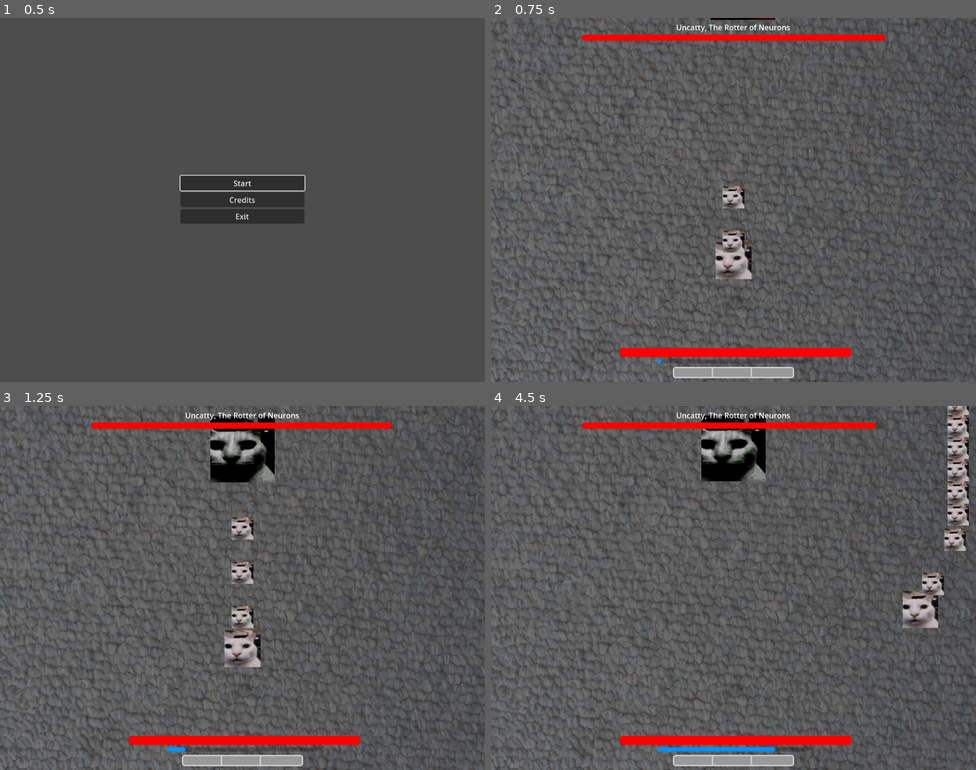
Above: before the commit, frames 1-4 (two rows, left to right).
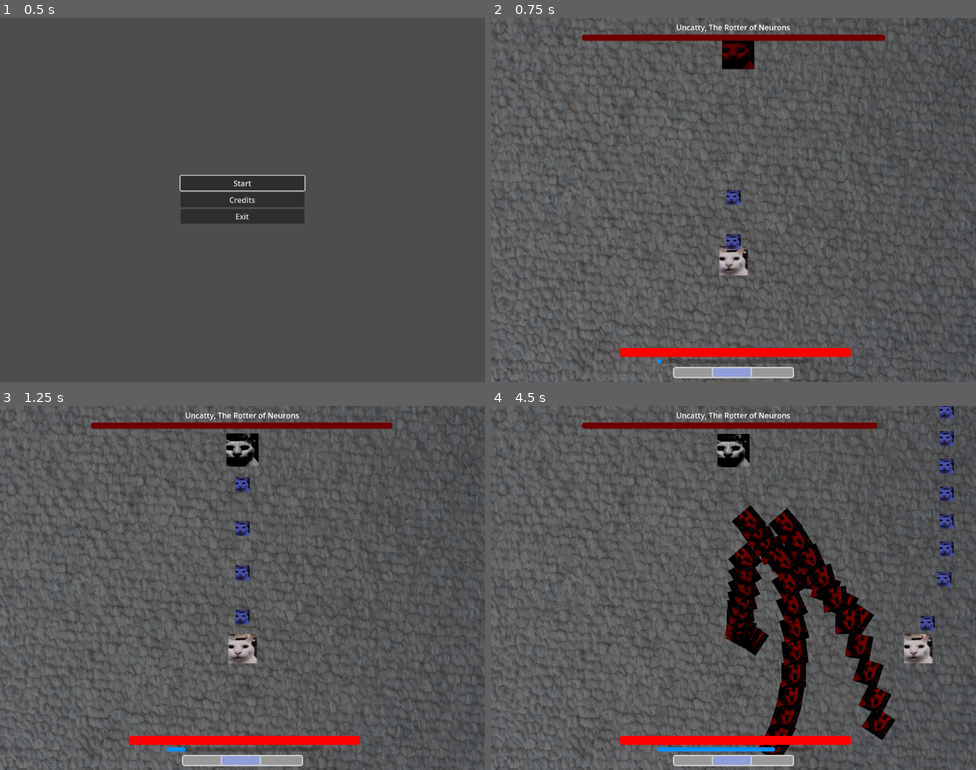
Above: after the commit, the same moments.

Repository: maskenary/canny-cat-game
Game: Godot game, scene res://Scenes/main.tscn
Same seed, same stepped clock (60 frames per second), same inputs: the game is played once before the commit and once after it.
Inputs:
- Up to frame 1 (0.5 s): no input
- Up to frame 2 (0.75 s): click "Start" at 0.5 s
- Up to frame 3 (1.25 s): no input
- Up to frame 4 (4.5 s): hold D (right) 1.28-2.03 s; hold Space (shoot) 1.28-2.03 s; hold S (down) 2.03-2.78 s; tap Shift (dodge) at 2.1 s; tap Space (shoot) at 2.3, 3.6 s; hold D (right) 2.78-3.53 s; hold Space (shoot) 2.78-3.53 s; hold W (up) 3.53-4.28 s; hold A (left) from 4.28 s (still down); hold Shift (dodge) from 4.28 s (still down)

Frame 1 is identical in both runs. In frame 2, 2.8% of the frame differs, in the area x 18-82%, y 0-99%; in frame 3, 4.4%; in frame 4, 15%, in the area x 18-99%, y 0-99%.

Commit message:
boss patterns
collisions refractor todo

Diff:
--- a/Scenes/Boss/attack_patterns.tscn
+++ /dev/null
@@ -1,6 +0,0 @@
-[gd_scene load_steps=2 format=3 uid="uid://bh74grrv5thyi"]
-
-[ext_resource type="Script" path="res://Scripts/Boss/attack_patterns.gd" id="1_0c3k6"]
-
-[node name="AttackPatterns" type="Node2D"]
-script = ExtResource("1_0c3k6")
--- a/Scenes/Boss/boss.tscn
+++ b/Scenes/Boss/boss.tscn
@@ -63,7 +63,7 @@
 }
 
 [node name="Boss" type="Area2D" node_paths=PackedStringArray("anim_player", "sprite", "active_timer", "attack_timer")]
-scale = Vector2(0.2, 0.2)
+scale = Vector2(0.1, 0.1)
 collision_layer = 2
 script = ExtResource("1_3i17d")
 anim_player = NodePath("AnimationPlayer")
@@ -90,7 +90,7 @@
 one_shot = true
 
 [node name="AttackTimer" type="Timer" parent="."]
-wait_time = 3.0
+wait_time = 2.0
 
 [connection signal="area_entered" from="." to="." method="_on_area_entered"]
 [connection signal="timeout" from="ActiveTimer" to="." method="_on_active_timer_timeout"]
--- a/Scenes/Boss/boss_interface.tscn
+++ b/Scenes/Boss/boss_interface.tscn
@@ -3,7 +3,7 @@
 [ext_resource type="Script" path="res://Scripts/Boss/boss_interface.gd" id="1_uhqoa"]
 
 [sub_resource type="StyleBoxFlat" id="StyleBoxFlat_ioooh"]
-bg_color = Color(1, 0, 0, 1)
+bg_color = Color(0.429619, 7.70092e-07, 3.60981e-07, 1)
 corner_radius_top_left = 5
 corner_radius_top_right = 5
 corner_radius_bottom_right = 5
--- a/Scenes/Boss/exploding_burst.tscn
+++ /dev/null
@@ -1,258 +0,0 @@
-[gd_scene load_steps=6 format=3 uid="uid://clrb225usrrp6"]
-
-[ext_resource type="PackedScene" uid="uid://bgxdmhawwu7pd" path="res://Scenes/Boss/boss_bullet.tscn" id="1_o03st"]
-[ext_resource type="Script" path="res://Scripts/Boss/attack_movement.gd" id="1_rhg7o"]
-
-[sub_resource type="Animation" id="Animation_50nmw"]
-length = 0.001
-tracks/0/type = "value"
-tracks/0/imported = false
-tracks/0/enabled = true
-tracks/0/path = NodePath("BossBullet4:position")
-tracks/0/interp = 1
-tracks/0/loop_wrap = true
-tracks/0/keys = {
-"times": PackedFloat32Array(0),
-"transitions": PackedFloat32Array(1),
-"update": 0,
-"values": [Vector2(0, 160)]
-}
-tracks/1/type = "value"
-tracks/1/imported = false
-tracks/1/enabled = true
-tracks/1/path = NodePath("BossBullet2:position")
-tracks/1/interp = 1
-tracks/1/loop_wrap = true
-tracks/1/keys = {
-"times": PackedFloat32Array(0),
-"transitions": PackedFloat32Array(1),
-"update": 0,
-"values": [Vector2(-1, -192)]
-}
-tracks/2/type = "value"
-tracks/2/imported = false
-tracks/2/enabled = true
-tracks/2/path = NodePath("BossBullet:position")
-tracks/2/interp = 1
-tracks/2/loop_wrap = true
-tracks/2/keys = {
-"times": PackedFloat32Array(0),
-"transitions": PackedFloat32Array(1),
-"update": 0,
-"values": [Vector2(192, -3)]
-}
-tracks/3/type = "value"
-tracks/3/imported = false
-tracks/3/enabled = true
-tracks/3/path = NodePath("BossBullet3:position")
-tracks/3/interp = 1
-tracks/3/loop_wrap = true
-tracks/3/keys = {
-"times": PackedFloat32Array(0),
-"transitions": PackedFloat32Array(1),
-"update": 0,
-"values": [Vector2(-192, 0)]
-}
-tracks/4/type = "value"
-tracks/4/imported = false
-tracks/4/enabled = true
-tracks/4/path = NodePath("BossBullet4:scale")
-tracks/4/interp = 1
-tracks/4/loop_wrap = true
-tracks/4/keys = {
-"times": PackedFloat32Array(0),
-"transitions": PackedFloat32Array(1),
-"update": 0,
-"values": [Vector2(0.1, 0.05)]
-}
-tracks/5/type = "value"
-tracks/5/imported = false
-tracks/5/enabled = true
-tracks/5/path = NodePath("BossBullet3:scale")
-tracks/5/interp = 1
-tracks/5/loop_wrap = true
-tracks/5/keys = {
-"times": PackedFloat32Array(0),
-"transitions": PackedFloat32Array(1),
-"update": 0,
-"values": [Vector2(0.1, 0.1)]
-}
-tracks/6/type = "value"
-tracks/6/imported = false
-tracks/6/enabled = true
-tracks/6/path = NodePath("BossBullet2:scale")
-tracks/6/interp = 1
-tracks/6/loop_wrap = true
-tracks/6/keys = {
-"times": PackedFloat32Array(0),
-"transitions": PackedFloat32Array(1),
-"update": 0,
-"values": [Vector2(0.1, 0.1)]
-}
-tracks/7/type = "value"
-tracks/7/imported = false
-tracks/7/enabled = true
-tracks/7/path = NodePath("BossBullet:scale")
-tracks/7/interp = 1
-tracks/7/loop_wrap = true
-tracks/7/keys = {
-"times": PackedFloat32Array(0),
-"transitions": PackedFloat32Array(1),
-"update": 0,
-"values": [Vector2(0.1, 0.1)]
-}
-tracks/8/type = "value"
-tracks/8/imported = false
-tracks/8/enabled = true
-tracks/8/path = NodePath(".:rotation")
-tracks/8/interp = 1
-tracks/8/loop_wrap = true
-tracks/8/keys = {
-"times": PackedFloat32Array(0),
-"transitions": PackedFloat32Array(1),
-"update": 0,
-"values": [0.0]
-}
-
-[sub_resource type="Animation" id="Animation_kw2wk"]
-resource_name = "attack"
-length = 5.0
-loop_mode = 1
-step = 1.0
-tracks/0/type = "value"
-tracks/0/imported = false
-tracks/0/enabled = true
-tracks/0/path = NodePath("BossBullet:position")
-tracks/0/interp = 1
-tracks/0/loop_wrap = true
-tracks/0/keys = {
-"times": PackedFloat32Array(0, 0.5),
-"transitions": PackedFloat32Array(-2, 1),
-"update": 0,
-"values": [Vector2(32, -5.96046e-08), Vector2(192, -5)]
-}
-tracks/1/type = "value"
-tracks/1/imported = false
-tracks/1/enabled = true
-tracks/1/path = NodePath("BossBullet2:position")
-tracks/1/interp = 1
-tracks/1/loop_wrap = true
-tracks/1/keys = {
-"times": PackedFloat32Array(-0.00833333, 0.5),
-"transitions": PackedFloat32Array(-2, 1),
-"update": 0,
-"values": [Vector2(-1, -32), Vector2(-1, -192)]
-}
-tracks/2/type = "value"
-tracks/2/imported = false
-tracks/2/enabled = true
-tracks/2/path = NodePath("BossBullet3:position")
-tracks/2/interp = 1
-tracks/2/loop_wrap = true
-tracks/2/keys = {
-"times": PackedFloat32Array(-0.00833333, 0.5),
-"transitions": PackedFloat32Array(-2, 1),
-"update": 0,
-"values": [Vector2(-32, -2), Vector2(-192, 0)]
-}
-tracks/3/type = "value"
-tracks/3/imported = false
-tracks/3/enabled = true
-tracks/3/path = NodePath("BossBullet4:position")
-tracks/3/interp = 1
-tracks/3/loop_wrap = true
-tracks/3/keys = {
-"times": PackedFloat32Array(-0.00833333, 0.5),
-"transitions": PackedFloat32Array(-2, 1),
-"update": 0,
-"values": [Vector2(-1, 32), Vector2(-2, 192)]
-}
-tracks/4/type = "value"
-tracks/4/imported = false
-tracks/4/enabled = true
-tracks/4/path = NodePath("BossBullet3:scale")
-tracks/4/interp = 1
-tracks/4/loop_wrap = true
-tracks/4/keys = {
-"times": PackedFloat32Array(-0.00833333, 0.5),
-"transitions": PackedFloat32Array(-2, 1),
-"update": 0,
-"values": [Vector2(0.05, 0.05), Vector2(0.1, 0.1)]
-}
-tracks/5/type = "value"
-tracks/5/imported = false
-tracks/5/enabled = true
-tracks/5/path = NodePath("BossBullet2:scale")
-tracks/5/interp = 1
-tracks/5/loop_wrap = true
-tracks/5/keys = {
-"times": PackedFloat32Array(-0.00833333, 0.5),
-"transitions": PackedFloat32Array(-2, 1),
-"update": 0,
-"values": [Vector2(0.05, 0.05), Vector2(0.1, 0.1)]
-}
-tracks/6/type = "value"
-tracks/6/imported = false
-tracks/6/enabled = true
-tracks/6/path = NodePath("BossBullet:scale")
-tracks/6/interp = 1
-tracks/6/loop_wrap = true
-tracks/6/keys = {
-"times": PackedFloat32Array(-0.00833333, 0.5),
-"transitions": PackedFloat32Array(-2, 1),
-"update": 0,
-"values": [Vector2(0.05, 0.05), Vector2(0.1, 0.1)]
-}
-tracks/7/type = "value"
-tracks/7/imported = false
-tracks/7/enabled = true
-tracks/7/path = NodePath("BossBullet4:scale")
-tracks/7/interp = 1
-tracks/7/loop_wrap = true
-tracks/7/keys = {
-"times": PackedFloat32Array(-0.00833333, 0.5),
-"transitions": PackedFloat32Array(-2, 1),
-"update": 0,
-"values": [Vector2(0.05, 0.05), Vector2(0.1, 0.1)]
-}
-tracks/8/type = "value"
-tracks/8/imported = false
-tracks/8/enabled = true
-tracks/8/path = NodePath(".:rotation")
-tracks/8/interp = 1
-tracks/8/loop_wrap = true
-tracks/8/keys = {
-"times": PackedFloat32Array(0, 5),
-"transitions": PackedFloat32Array(1, 1),
-"update": 0,
-"values": [0.0, 6.28319]
-}
-
-[sub_resource type="AnimationLibrary" id="AnimationLibrary_5i63v"]
-_data = {
-"RESET": SubResource("Animation_50nmw"),
-"attack": SubResource("Animation_kw2wk")
-}
-
-[node name="ExplodingBurst" type="Node2D"]
-script = ExtResource("1_rhg7o")
-metadata/_edit_group_ = true
-
-[node name="AnimationPlayer" type="AnimationPlayer" parent="."]
-libraries = {
-"": SubResource("AnimationLibrary_5i63v")
-}
-autoplay = "attack"
-
-[node name="BossBullet" parent="." instance=ExtResource("1_o03st")]
-position = Vector2(192, -3)
-
-[node name="BossBullet2" parent="." instance=ExtResource("1_o03st")]
-position = Vector2(-1, -192)
-
-[node name="BossBullet3" parent="." instance=ExtResource("1_o03st")]
-position = Vector2(-192, 0)
-
-[node name="BossBullet4" parent="." instance=ExtResource("1_o03st")]
-position = Vector2(0, 160)
-scale = Vector2(0.1, 0.05)
--- /dev/null
+++ b/Scenes/Boss/pattern_spawner.tscn
@@ -0,0 +1,12 @@
+[gd_scene load_steps=2 format=3 uid="uid://bh74grrv5thyi"]
+
+[ext_resource type="Script" path="res://Scripts/Boss/pattern_spawner.gd" id="1_s0euw"]
+
+[node name="PatternSpawner" type="Node2D" node_paths=PackedStringArray("lifetime_timer")]
+script = ExtResource("1_s0euw")
+lifetime_timer = NodePath("LifetimeTimer")
+
+[node name="LifetimeTimer" type="Timer" parent="."]
+one_shot = true
+
+[connection signal="timeout" from="LifetimeTimer" to="." method="_on_timer_timeout"]
--- /dev/null
+++ b/Scenes/Boss/rotation_formation.tscn
@@ -0,0 +1,164 @@
+[gd_scene load_steps=6 format=3 uid="uid://clrb225usrrp6"]
+
+[ext_resource type="Script" path="res://Scripts/Boss/formation_movement.gd" id="1_1ped8"]
+[ext_resource type="PackedScene" uid="uid://bgxdmhawwu7pd" path="res://Scenes/Boss/boss_bullet.tscn" id="2_xjfcf"]
+
+[sub_resource type="Animation" id="Animation_50nmw"]
+length = 0.001
+tracks/0/type = "value"
+tracks/0/imported = false
+tracks/0/enabled = true
+tracks/0/path = NodePath("BossBullet4:position")
+tracks/0/interp = 1
+tracks/0/loop_wrap = true
+tracks/0/keys = {
+"times": PackedFloat32Array(0),
+"transitions": PackedFloat32Array(1),
+"update": 0,
+"values": [Vector2(0, 160)]
+}
+tracks/1/type = "value"
+tracks/1/imported = false
+tracks/1/enabled = true
+tracks/1/path = NodePath("BossBullet2:position")
+tracks/1/interp = 1
+tracks/1/loop_wrap = true
+tracks/1/keys = {
+"times": PackedFloat32Array(0),
+"transitions": PackedFloat32Array(1),
+"update": 0,
+"values": [Vector2(-1, -192)]
+}
+tracks/2/type = "value"
+tracks/2/imported = false
+tracks/2/enabled = true
+tracks/2/path = NodePath("BossBullet:position")
+tracks/2/interp = 1
+tracks/2/loop_wrap = true
+tracks/2/keys = {
+"times": PackedFloat32Array(0),
+"transitions": PackedFloat32Array(1),
+"update": 0,
+"values": [Vector2(192, -3)]
+}
+tracks/3/type = "value"
+tracks/3/imported = false
+tracks/3/enabled = true
+tracks/3/path = NodePath("BossBullet3:position")
+tracks/3/interp = 1
+tracks/3/loop_wrap = true
+tracks/3/keys = {
+"times": PackedFloat32Array(0),
+"transitions": PackedFloat32Array(1),
+"update": 0,
+"values": [Vector2(-192, 0)]
+}
+tracks/4/type = "value"
+tracks/4/imported = false
+tracks/4/enabled = true
+tracks/4/path = NodePath(".:rotation")
+tracks/4/interp = 1
+tracks/4/loop_wrap = true
+tracks/4/keys = {
+"times": PackedFloat32Array(0),
+"transitions": PackedFloat32Array(1),
+"update": 0,
+"values": [0.0]
+}
+
+[sub_resource type="Animation" id="Animation_kw2wk"]
+resource_name = "attack"
+length = 5.0
+loop_mode = 1
+step = 0.5
+tracks/0/type = "value"
+tracks/0/imported = false
+tracks/0/enabled = true
+tracks/0/path = NodePath("BossBullet:position")
+tracks/0/interp = 1
+tracks/0/loop_wrap = true
+tracks/0/keys = {
+"times": PackedFloat32Array(0, 2.5),
+"transitions": PackedFloat32Array(-2, -2),
+"update": 0,
+"values": [Vector2(32, -5.96046e-08), Vector2(192, -5)]
+}
+tracks/1/type = "value"
+tracks/1/imported = false
+tracks/1/enabled = true
+tracks/1/path = NodePath("BossBullet2:position")
+tracks/1/interp = 1
+tracks/1/loop_wrap = true
+tracks/1/keys = {
+"times": PackedFloat32Array(-0.00833333, 2.5),
+"transitions": PackedFloat32Array(-2, -2),
+"update": 0,
+"values": [Vector2(-1, -32), Vector2(-1, -192)]
+}
+tracks/2/type = "value"
+tracks/2/imported = false
+tracks/2/enabled = true
+tracks/2/path = NodePath("BossBullet3:position")
+tracks/2/interp = 1
+tracks/2/loop_wrap = true
+tracks/2/keys = {
+"times": PackedFloat32Array(-0.00833333, 2.5),
+"transitions": PackedFloat32Array(-2, -2),
+"update": 0,
+"values": [Vector2(-32, -2), Vector2(-192, 0)]
+}
+tracks/3/type = "value"
+tracks/3/imported = false
+tracks/3/enabled = true
+tracks/3/path = NodePath("BossBullet4:position")
+tracks/3/interp = 1
+tracks/3/loop_wrap = true
+tracks/3/keys = {
+"times": PackedFloat32Array(-0.00833333, 2.5),
+"transitions": PackedFloat32Array(-2, -2),
+"update": 0,
+"values": [Vector2(-1, 32), Vector2(-2, 192)]
+}
+tracks/4/type = "value"
+tracks/4/imported = false
+tracks/4/enabled = true
+tracks/4/path = NodePath(".:rotation")
+tracks/4/interp = 1
+tracks/4/loop_wrap = true
+tracks/4/keys = {
+"times": PackedFloat32Array(0, 5),
+"transitions": PackedFloat32Array(1, 1),
+"update": 0,
+"values": [0.0, 6.28319]
+}
+
+[sub_resource type="AnimationLibrary" id="AnimationLibrary_5i63v"]
+_data = {
+"RESET": SubResource("Animation_50nmw"),
+"attack": SubResource("Animation_kw2wk")
+}
+
+[node name="RotationFormation" type="Node2D"]
+script = ExtResource("1_1ped8")
+
+[node name="AnimationPlayer" type="AnimationPlayer" parent="."]
+libraries = {
+"": SubResource("AnimationLibrary_5i63v")
+}
+autoplay = "attack"
+
+[node name="BossBullet" parent="." instance=ExtResource("2_xjfcf")]
+position = Vector2(192, -3)
+scale = Vector2(0.075, 0.075)
+
+[node name="BossBullet2" parent="." instance=ExtResource("2_xjfcf")]
+position = Vector2(-1, -192)
+scale = Vector2(0.075, 0.075)
+
+[node name="BossBullet3" parent="." instance=ExtResource("2_xjfcf")]
+position = Vector2(-192, 0)
+scale = Vector2(0.075, 0.075)
+
+[node name="BossBullet4" parent="." instance=ExtResource("2_xjfcf")]
+position = Vector2(0, 160)
+scale = Vector2(0.075, 0.075)
--- /dev/null
+++ b/Scenes/Boss/single_spin_formation.tscn
@@ -0,0 +1,55 @@
+[gd_scene load_steps=6 format=3 uid="uid://yqv0lyx38lja"]
+
+[ext_resource type="Script" path="res://Scripts/Boss/formation_movement.gd" id="1_71880"]
+[ext_resource type="PackedScene" uid="uid://bgxdmhawwu7pd" path="res://Scenes/Boss/boss_bullet.tscn" id="2_wgv25"]
+
+[sub_resource type="Animation" id="Animation_smj8e"]
+length = 0.001
+tracks/0/type = "value"
+tracks/0/imported = false
+tracks/0/enabled = true
+tracks/0/path = NodePath("BossBullet:rotation")
+tracks/0/interp = 1
+tracks/0/loop_wrap = true
+tracks/0/keys = {
+"times": PackedFloat32Array(0),
+"transitions": PackedFloat32Array(1),
+"update": 0,
+"values": [6.28319]
+}
+
+[sub_resource type="Animation" id="Animation_t2vkq"]
+resource_name = "attack"
+length = 10.0
+loop_mode = 1
+tracks/0/type = "value"
+tracks/0/imported = false
+tracks/0/enabled = true
+tracks/0/path = NodePath("BossBullet:rotation")
+tracks/0/interp = 1
+tracks/0/loop_wrap = true
+tracks/0/keys = {
+"times": PackedFloat32Array(0, 10),
+"transitions": PackedFloat32Array(1, 1),
+"update": 0,
+"values": [0.0, 6.28319]
+}
+
+[sub_resource type="AnimationLibrary" id="AnimationLibrary_1yjr4"]
+_data = {
+"RESET": SubResource("Animation_smj8e"),
+"attack": SubResource("Animation_t2vkq")
+}
+
+[node name="SingleSpinFormation" type="Node2D"]
+script = ExtResource("1_71880")
+
+[node name="AnimationPlayer" type="AnimationPlayer" parent="."]
+libraries = {
+"": SubResource("AnimationLibrary_1yjr4")
+}
+autoplay = "attack"
+
+[node name="BossBullet" parent="." instance=ExtResource("2_wgv25")]
+rotation = 6.28319
+scale = Vector2(0.08, 0.08)
--- a/Scenes/bullet.tscn
+++ b/Scenes/bullet.tscn
@@ -7,7 +7,8 @@
 size = Vector2(640, 640)
 
 [node name="Bullet" type="Area2D"]
-scale = Vector2(0.075, 0.075)
+modulate = Color(0.380156, 0.43999, 0.909628, 1)
+scale = Vector2(0.05, 0.05)
 script = ExtResource("1_ihgl6")
 metadata/_edit_group_ = true
 
@@ -17,6 +18,7 @@
 [node name="VisibleOnScreenNotifier2D" type="VisibleOnScreenNotifier2D" parent="."]
 
 [node name="CollisionShape2D" type="CollisionShape2D" parent="."]
+visible = false
 shape = SubResource("RectangleShape2D_8puxb")
 
 [connection signal="screen_exited" from="VisibleOnScreenNotifier2D" to="." method="_on_visible_on_screen_notifier_2d_screen_exited"]
--- a/Scenes/interface.tscn
+++ b/Scenes/interface.tscn
@@ -27,6 +27,7 @@
 corner_radius_bottom_left = 5
 
 [sub_resource type="StyleBoxFlat" id="StyleBoxFlat_7u3kv"]
+bg_color = Color(0.559462, 0.616173, 0.849303, 1)
 border_width_left = 3
 border_width_top = 3
 border_width_right = 3
--- a/Scenes/player.tscn
+++ b/Scenes/player.tscn
@@ -2,9 +2,6 @@
 
 [ext_resource type="Script" path="res://Scripts/player.gd" id="1_u8m5m"]
 [ext_resource type="Texture2D" uid="uid://d15tb6tyxolct" path="res://Sprites/canny.jpg" id="2_7xyrw"]
-
-[sub_resource type="RectangleShape2D" id="RectangleShape2D_npjmi"]
-size = Vector2(511.998, 512.002)
 
 [sub_resource type="Animation" id="Animation_02wsa"]
 length = 0.001
@@ -60,9 +57,12 @@
 "dodge_right": SubResource("Animation_f5j7i")
 }
 
+[sub_resource type="RectangleShape2D" id="RectangleShape2D_npjmi"]
+size = Vector2(511.998, 512.002)
+
 [node name="Player" type="CharacterBody2D" node_paths=PackedStringArray("sprite", "anim", "charge_cd")]
 rotation = 6.28319
-scale = Vector2(0.125, 0.125)
+scale = Vector2(0.1, 0.1)
 collision_mask = 2
 script = ExtResource("1_u8m5m")
 sprite = NodePath("Sprite2D")
@@ -73,10 +73,6 @@
 [node name="Sprite2D" type="Sprite2D" parent="."]
 texture = ExtResource("2_7xyrw")
 
-[node name="CollisionShape2D" type="CollisionShape2D" parent="."]
-position = Vector2(1.4782e-05, 1.09672e-05)
-shape = SubResource("RectangleShape2D_npjmi")
-
 [node name="AnimationPlayer" type="AnimationPlayer" parent="."]
 libraries = {
 "": SubResource("AnimationLibrary_0c2v4")
@@ -85,4 +81,8 @@
 [node name="ChargeCooldown" type="Timer" parent="."]
 wait_time = 5.0
 
+[node name="CollisionShape2D" type="CollisionShape2D" parent="."]
+position = Vector2(1.4782e-05, 1.09672e-05)
+shape = SubResource("RectangleShape2D_npjmi")
+
 [connection signal="timeout" from="ChargeCooldown" to="." method="_on_charge_cooldown_timeout"]
--- a/Scripts/Boss/attack_movement.gd
+++ /dev/null
@@ -1,14 +0,0 @@
-extends Node
-
-var speed = null
-var direction = null
-
-func set_movement(direction, speed):
-	direction = direction
-	speed = speed
-
-func _physics_process(delta: float) -> void:
-	if speed != null and direction != null:
-		self.position += direction*speed*delta
-	print(direction)
-	print(speed)
--- a/Scripts/Boss/attack_patterns.gd
+++ /dev/null
@@ -1,12 +0,0 @@
-extends Node2D
-
-var exploding_burst = load("res://Scenes/Boss/exploding_burst.tscn")
-
-func throw_bursts(count):
-	for i in range(count):
-		var b = exploding_burst.instantiate()
-		var player = get_tree().get_nodes_in_group("player")[0]
-		b.global_position = self.global_position
-		b.set_movement(self.position.direction_to(player.global_position), 100)
-		self.add_child(b)
-	self.queue_free()
--- a/Scripts/Boss/boss.gd
+++ b/Scripts/Boss/boss.gd
@@ -4,7 +4,7 @@
 signal boss_died
 signal spawn_pattern(pattern)
 
-var attack_patterns = load("res://Scenes/Boss/attack_patterns.tscn")
+var pattern_spawner = load("res://Scenes/Boss/pattern_spawner.tscn")
 
 @export var anim_player: Node
 @export var sprite: Node
@@ -12,11 +12,16 @@
 @export var attack_timer: Node
 var boss_name = "Uncatty, The Rotter of Neurons"
 var hp = 300
-var speed = 800
+var speed = 1500
 
 var boss_positions = [] # Set from creator
 var boss_positions_index = 0
-var boss_attacks = ["throw_bursts"] # Set according to functions in "AttackPatterns"
+
+# These pass into the pattern functions
+var single_spin_formation = load("res://Scenes/Boss/single_spin_formation.tscn")
+var rotation_formation = load("res://Scenes/Boss/rotation_formation.tscn")
+
+var attack_rotation = 0
 
 enum States {
 	ACTIVE,
@@ -86,7 +91,13 @@
 	state = States.MOVING
 
 func _on_attack_timer_timeout() -> void:
-	var p = attack_patterns.instantiate()
-	p.position = self.position
-	emit_signal("spawn_pattern", p)
-	Callable(p, boss_attacks.pick_random()).bind(3).call()
+	var pattern = pattern_spawner.instantiate()
+	pattern.position = self.position
+	emit_signal("spawn_pattern", pattern)
+	if attack_rotation == 0:
+		pattern.shoot_at_player(rotation_formation, 300, 10, 0.1, 10)
+	elif attack_rotation == 1:
+		pattern.rain_down(single_spin_formation, 200, 10, 0.1, 100, 300, 30)
+	attack_rotation += 1
+	if attack_rotation > 1:
+		attack_rotation = 0
--- a/Scripts/Boss/boss_bullet.gd
+++ b/Scripts/Boss/boss_bullet.gd
@@ -4,7 +4,3 @@
 
 func _on_visible_on_screen_notifier_2d_screen_exited() -> void:
 	queue_free()
-
-func _on_body_entered(body: Node2D) -> void:
-	body.take_damage(damage)
-	print()
--- /dev/null
+++ b/Scripts/Boss/formation_movement.gd
@@ -0,0 +1,11 @@
+extends Node
+
+var speed = null
+var direction = null
+
+func set_movement(direction, speed):
+	self.direction = direction
+	self.speed = speed
+
+func _physics_process(delta: float) -> void:
+	self.position += direction*speed*delta
--- /dev/null
+++ b/Scripts/Boss/pattern_spawner.gd
@@ -0,0 +1,32 @@
+extends Node2D
+
+@export var lifetime_timer: Node
+
+func shoot_at_player(projectile, speed, count, interval, lifetime):
+	lifetime_timer.wait_time = lifetime
+	lifetime_timer.start()
+	var player = get_tree().get_nodes_in_group("player")[0]
+	var direction = self.position.direction_to(player.position)
+	for i in range(count):
+		var p = projectile.instantiate()
+		p.set_movement(direction, speed)
+		add_child(p)
+		await get_tree().create_timer(interval).timeout
+
+func rain_down(projectile, speed, count, interval, spacing_min, spacing_max, lifetime):
+	self.position = Vector2.ZERO
+	lifetime_timer.wait_time = lifetime
+	lifetime_timer.start()
+
+	var x_spawn = 0
+	for i in range(count):
+		x_spawn += randf_range(spacing_min, spacing_max)
+		x_spawn = wrapf(x_spawn, 0, get_viewport().size.x)
+		var p = projectile.instantiate()
+		p.position = Vector2(x_spawn, 0)
+		p.set_movement(Vector2(0, 1), speed)
+		add_child(p)
+		await get_tree().create_timer(interval).timeout
+
+func _on_timer_timeout() -> void:
+	self.queue_free()
--- a/Scripts/interface.gd
+++ b/Scripts/interface.gd
@@ -14,7 +14,7 @@
 	for i in range(charges.size()):
 		var color
 		if charge_count > i:
-			color = Color(0, 0.565, 1) # "Has charge" colpr
+			color = Color(0.559, 0.616, 0.849) # "Has charge" colpr
 		else:
 			color = Color(0.6, 0.6, 0.6) # "No charge" color
 
--- a/Scripts/player.gd
+++ b/Scripts/player.gd
@@ -8,11 +8,11 @@
 @export var anim: Node
 @export var charge_cd: Node
 
-const bullet = preload("res://Scenes/Bullet.tscn")
+var bullet = load("res://Scenes/Bullet.tscn")
 var shoot_cd = 0.1
 var can_shoot = true
 var dodge_speed = 800
-var normal_speed = 400
+var normal_speed = 300
 var input_direction = Vector2.ZERO
 var hp = 10
 var charges = 0
@@ -89,6 +89,9 @@
 	charges += 1
 	emit_signal("charges_changed", charges)
 
+"""
+REFRACTOR
 func take_damage(damage):
 	hp -= damage
 	emit_signal("damage_taken", hp)
+"""
